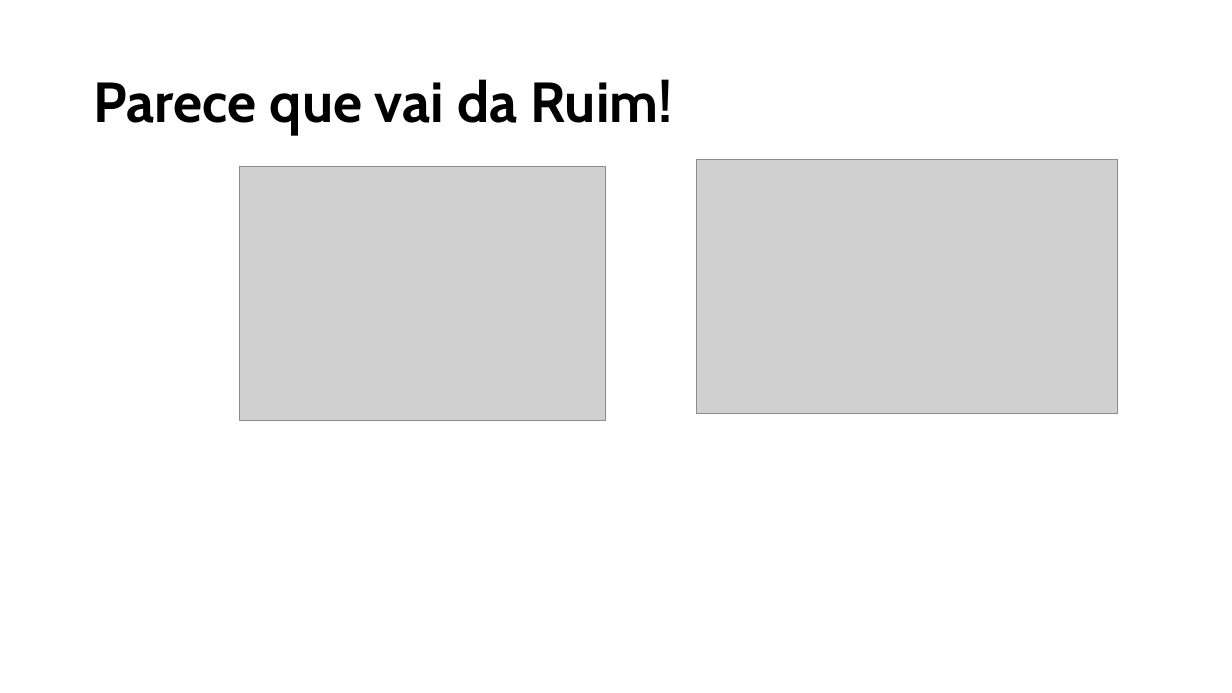
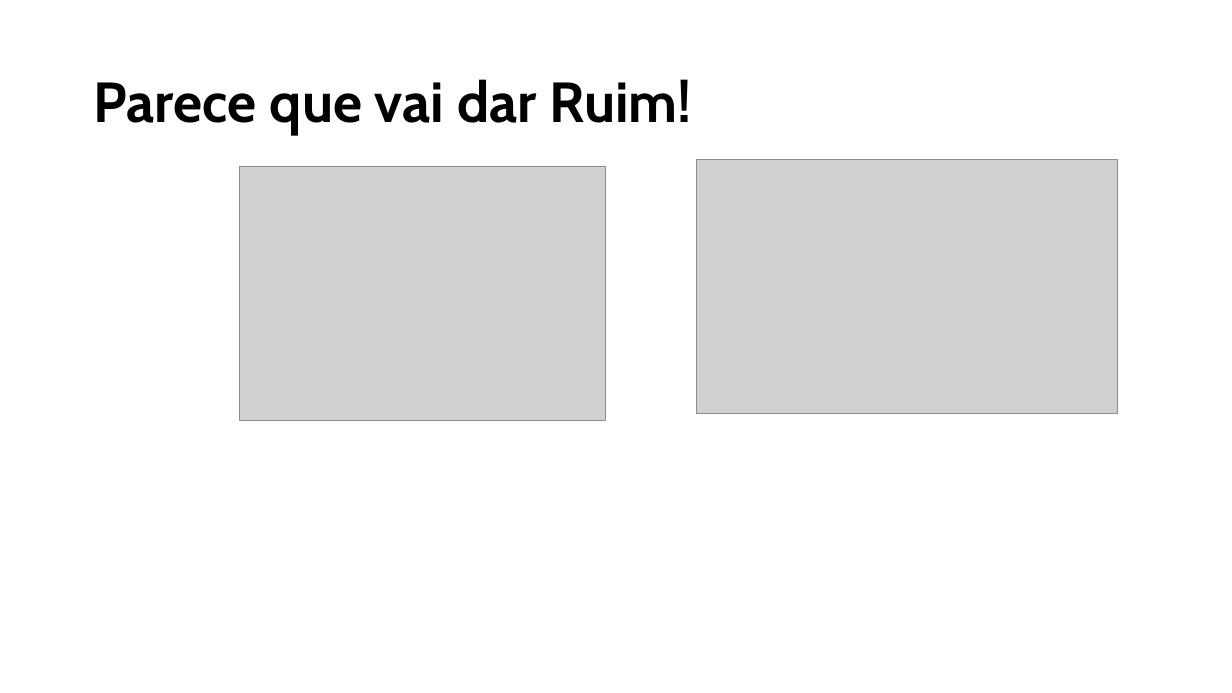
Before and after one commit to dmm813/lecturees, a slide deck: slide 6 of doxchaoscrum/doxhgaoscrum.pptx. Drawn at 1232x693 pixels with LibreOffice and Linux fonts; fonts in the diff are those of the drawing; grey boxes stand for pictures; background and template pictures are left out. Boxes give left, top, right and bottom in pixels: in the first picture for what was removed or moved away, otherwise in the second. Text is boxed around its words. In the diff, an @@ line names an element or a change of style, - is before the commit and + after.

```diff
--- a/doxchaoscrum/doxhgaoscrum.pptx
+++ b/doxchaoscrum/doxhgaoscrum.pptx
@@ title at [94, 79, 691, 135]: text changed @@
-Parece que vai da Ruim!
+Parece que vai dar Ruim!
```
Also in this commit, not shown: 6 other slides changed, 2 slides added, 1 slide removed, 1 other file.
